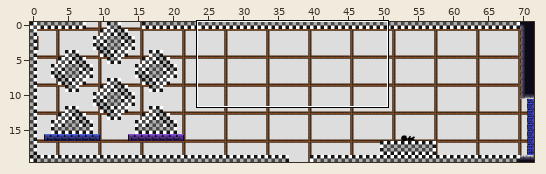
One commit to this Tiled map: Assets/maps/HubRooms/2 - Lower Class Rooms/Great Hall.tmx. Above, an overview of the earlier version with the close-up marked.
Close-up. Before the edit:
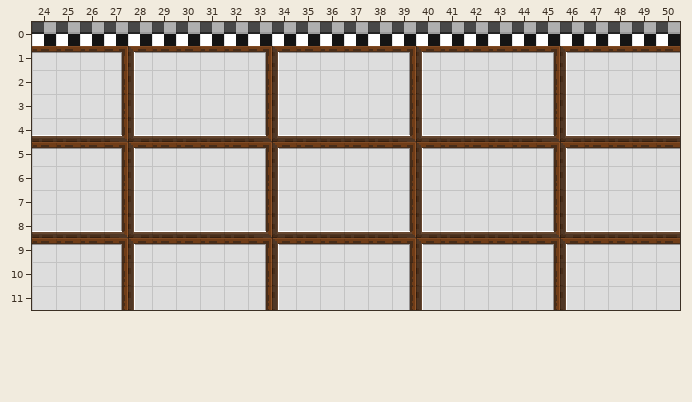
Cells are 16x16 px. Shown: x 24..50, y 0..11. The commit also changed other parts of the map, which this record leaves out.
New version:
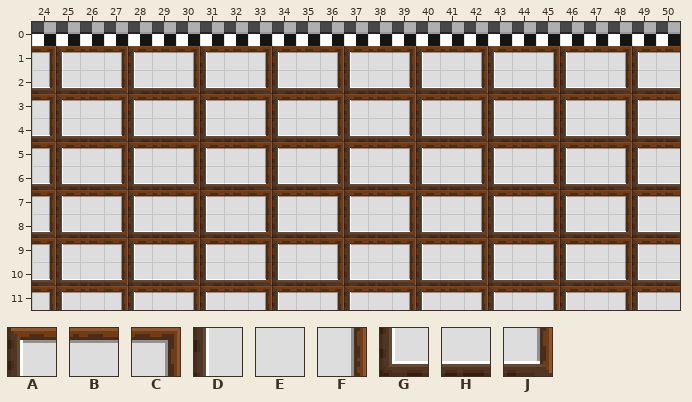
Key: from "Timberframe Wallstileset": A 0, B 1, C 2, D 5, E 6, F 7, G 10, H 11, J 12.
_ is an empty cell, . an unchanged one.
What changed:
--- layer "bkg_close"
@@ x 24..50 @@
- 1 BB....BB....BB....BB....BB.
- 2 EEEFDEEEEFDEEEEFDEEEEFDEEEE
- 3 EEEFDEEEEFDEEEEFDEEEEFDEEEE
- 4 HH....HH....HH....HH....HH.
- 5 BB....BB....BB....BB....BB.
- 6 EEEFDEEEEFDEEEEFDEEEEFDEEEE
- 7 EEEFDEEEEFDEEEEFDEEEEFDEEEE
- 8 HH....HH....HH....HH....HH.
- 9 BB....BB....BB....BB....BB.
-10 EEEFDEEEEFDEEEEFDEEEEFDEEEE
-11 EEEFDEEEEFDEEEEFDEEEEFDEEEE
+ 1 CA....CA....CA....CA....CA.
+ 2 JGHJGHJGHJGHJGHJGHJGHJGHJGH
+ 3 CABCABCABCABCABCABCABCABCAB
+ 4 JG....JG....JG....JG....JG.
+ 5 CA....CA....CA....CA....CA.
+ 6 JGHJGHJGHJGHJGHJGHJGHJGHJGH
+ 7 CABCABCABCABCABCABCABCABCAB
+ 8 JG....JG....JG....JG....JG.
+ 9 CA....CA....CA....CA....CA.
+10 JGHJGHJGHJGHJGHJGHJGHJGHJGH
+11 CABCABCABCABCABCABCABCABCAB
